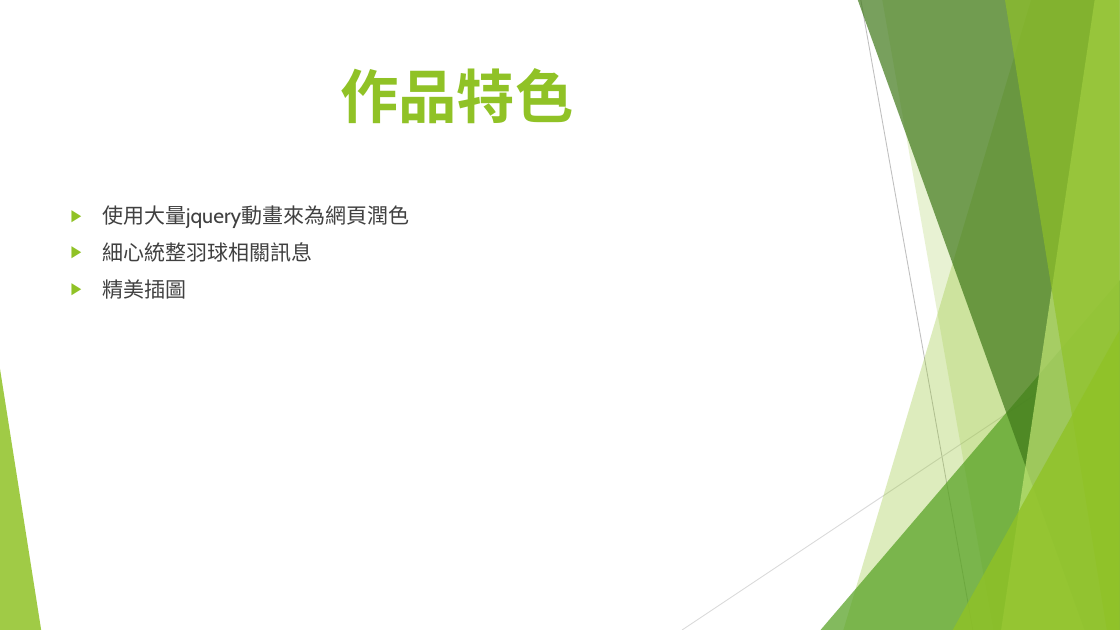
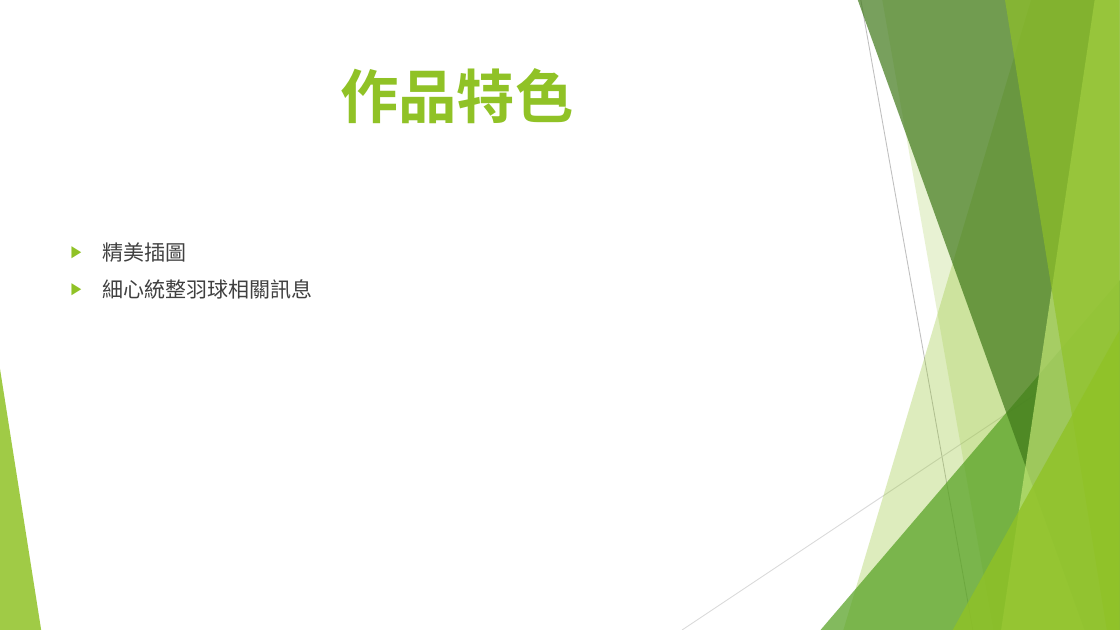
Before and after one commit to zhouharry/ntoucswebpage, a slide deck: slide 2 of report.pptx. Drawn at 1120x630 pixels with LibreOffice and Linux fonts; fonts in the diff are those of the drawing. Boxes give left, top, right and bottom in pixels: in the first picture for what was removed or moved away, otherwise in the second. Text is boxed around its words. In the diff, an @@ line names an element or a change of style, - is before the commit and + after.

Commit message:
update ppt

```diff
--- a/report.pptx
+++ b/report.pptx
@@ text at (x1=102, y1=242, x2=186, y2=262): text changed @@
-▶ 使用大量jquery動畫來為網頁潤色
+▶ 精美插圖
@@ text at (x1=102, y1=279, x2=186, y2=299): paragraph removed @@
-▶ 精美插圖
```
Also in this commit, not shown: 1 slide added.
